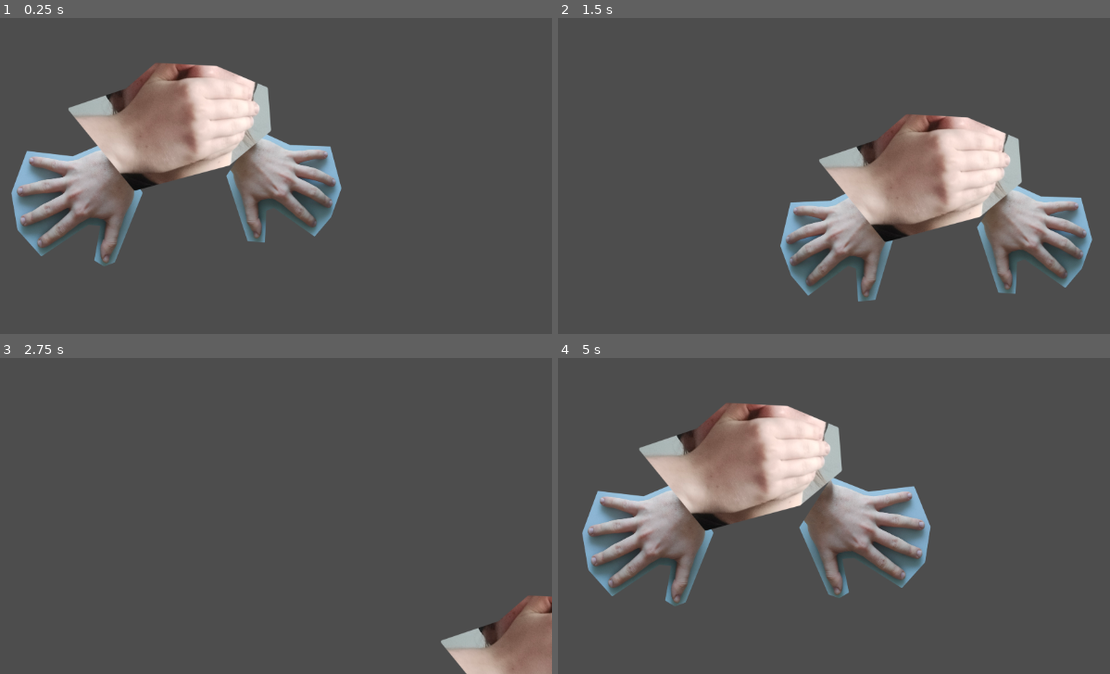
Above: before the commit, frames 1-4 (two rows, left to right).
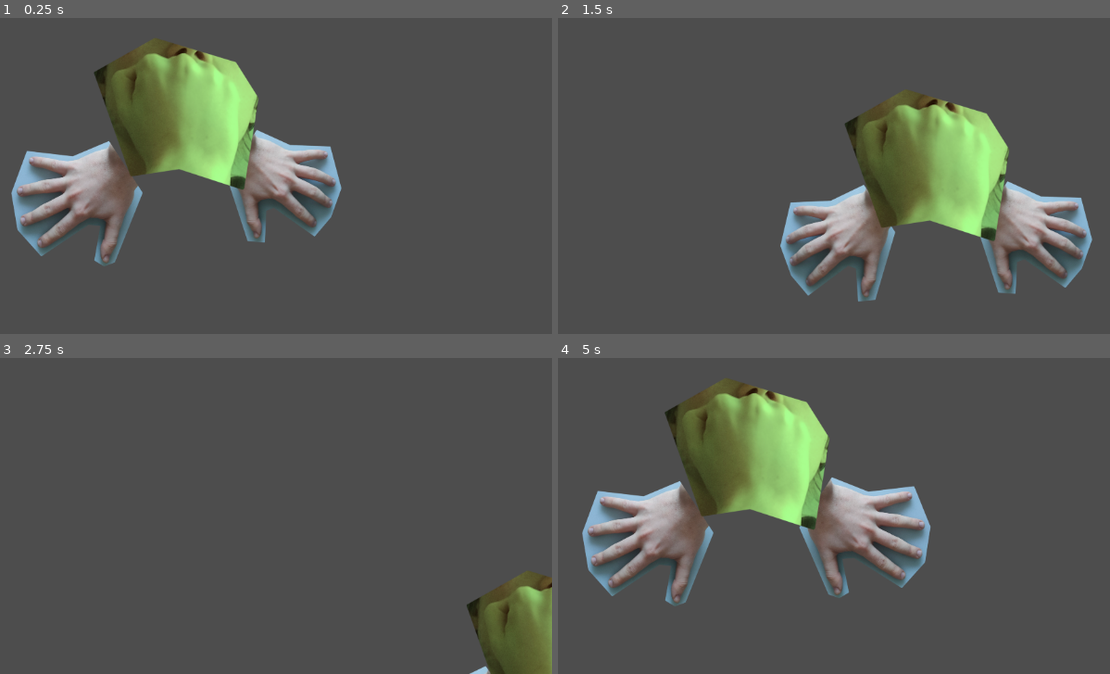
Above: after the commit, the same moments.

Repository: Rainy-Boy/GGJ_2026
Game: Godot game, scene res://Scenes/player_with_hands.tscn
Same seed, same stepped clock (60 frames per second), same inputs: the game is played once before the commit and once after it. This scene is started directly instead of the project's main scene. The engine's default icon, where the game draws it, is replaced by a stand-in: a white triangle on a blue panel in a dark square.
Inputs:
- Up to frame 1 (0.25 s): no input
- Up to frame 2 (1.5 s): hold Right (ui_right) 0.53-1.28 s; hold Down (ui_down) from 1.28 s (still down)
- Up to frame 3 (2.75 s): release Down (ui_down) at 2.03 s; hold Right (ui_right) from 2.03 s (still down)
- Up to frame 4 (5 s): release Right (ui_right) at 2.78 s; hold Up (ui_up) 2.78-3.53 s; hold Left (ui_left) from 3.53 s (still down)

The runs differ from the first frame. In frame 1, 12% of the frame differs, in the area x 12-50%, y 6-55%; in frame 2, 12%; in frame 3, 4.6%; in frame 4, 12%, in the area x 14-52%, y 6-55%.

Commit message:
Add covered_b facemask

Diff:
--- a/ggj_2026/Scenes/player_with_hands.tscn
+++ b/ggj_2026/Scenes/player_with_hands.tscn
@@ -7,6 +7,9 @@
 [ext_resource type="Texture2D" uid="uid://cmc0yjeu1hwpf" path="res://Assets/masks/covered_a0.png" id="5_a48ls"]
 [ext_resource type="Texture2D" uid="uid://dclq6c325hnmi" path="res://Assets/masks/covered_a1.png" id="6_dvchv"]
 [ext_resource type="Texture2D" uid="uid://d1feikbqn3vnq" path="res://Assets/masks/covered_a2.png" id="7_58230"]
+[ext_resource type="Texture2D" uid="uid://cb04tiqesybxl" path="res://Assets/masks/covered_b0.png" id="8_xr841"]
+[ext_resource type="Texture2D" uid="uid://bxgj4apof7wqq" path="res://Assets/masks/covered_b1.png" id="9_tuwer"]
+[ext_resource type="Texture2D" uid="uid://oejx12t6ll5n" path="res://Assets/masks/covered_b2.png" id="10_x8gqx"]
 
 [sub_resource type="SpriteFrames" id="SpriteFrames_dvchv"]
 animations = [{
@@ -42,6 +45,23 @@
 "speed": 5.0
 }]
 
+[sub_resource type="SpriteFrames" id="SpriteFrames_m0wty"]
+animations = [{
+"frames": [{
+"duration": 1.0,
+"texture": ExtResource("8_xr841")
+}, {
+"duration": 1.0,
+"texture": ExtResource("9_tuwer")
+}, {
+"duration": 1.0,
+"texture": ExtResource("10_x8gqx")
+}],
+"loop": true,
+"name": &"default",
+"speed": 5.0
+}]
+
 [node name="PlayerWithHands" type="Node2D" unique_id=417792850]
 
 [node name="Camera2D" type="Camera2D" parent="." unique_id=577140398]
@@ -69,8 +89,18 @@
 flip_v = true
 
 [node name="CoveredA" type="AnimatedSprite2D" parent="Camera2D/Player" unique_id=286243777]
+visible = false
+modulate = Color(0.5019608, 1, 1, 1)
 position = Vector2(0, 26)
 sprite_frames = SubResource("SpriteFrames_xr841")
 autoplay = "default"
 frame = 2
 frame_progress = 0.15082106
+
+[node name="CoveredB" type="AnimatedSprite2D" parent="Camera2D/Player" unique_id=1514307398]
+modulate = Color(0.65700006, 1, 0.58000004, 1)
+position = Vector2(-29, 12)
+sprite_frames = SubResource("SpriteFrames_m0wty")
+autoplay = "default"
+frame = 2
+frame_progress = 0.03148307
Binary file added: ggj_2026/Assets/masks/covered_b0.png
Not shown, added: ggj_2026/Assets/masks/covered_b0.png.import
Binary file added: ggj_2026/Assets/masks/covered_b1.png
Not shown, added: ggj_2026/Assets/masks/covered_b1.png.import
Binary file added: ggj_2026/Assets/masks/covered_b2.png
Not shown, added: ggj_2026/Assets/masks/covered_b2.png.import
